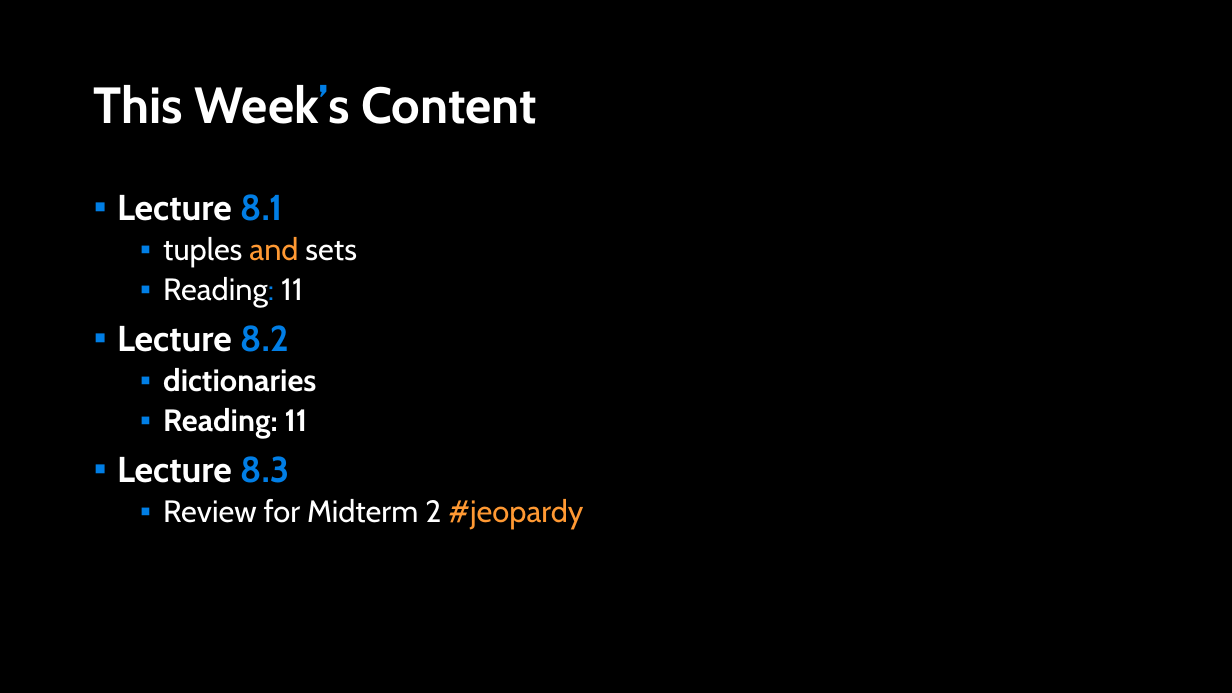
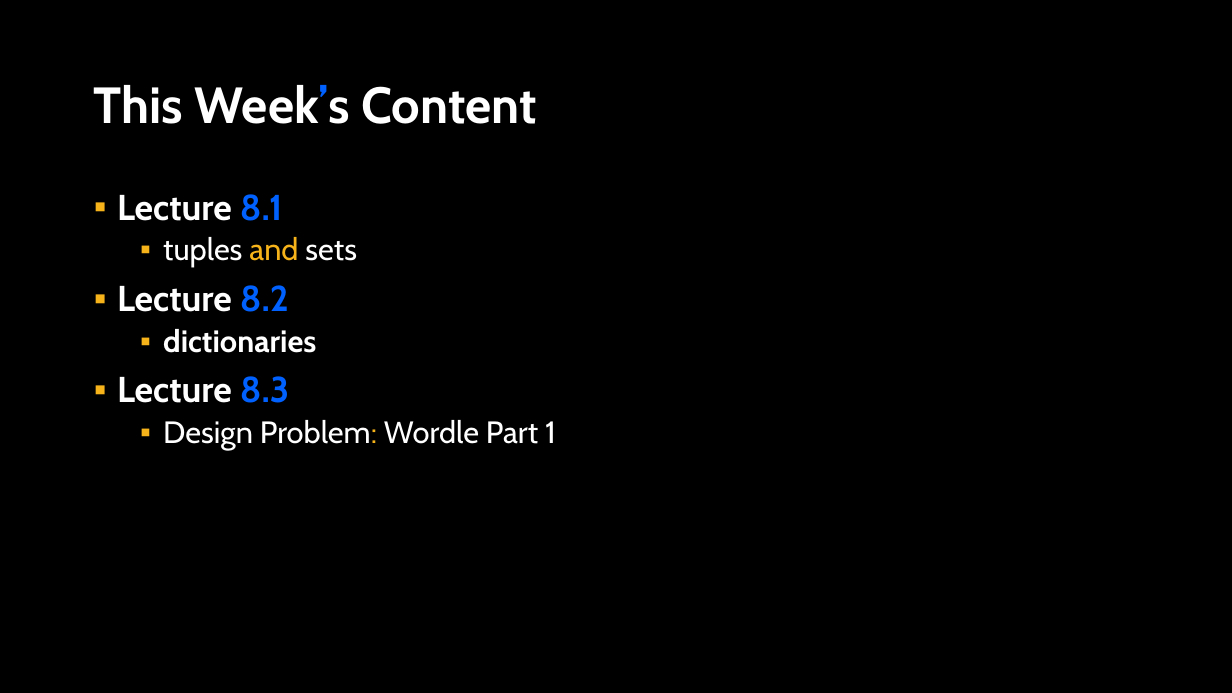
Before and after one commit to APS106/APS106-winter-2024-kinsella-goodfellow, a slide deck: slide 2 of lectures/week8/lecture2/slides/week8_lecture2.pptx. Drawn at 1232x693 pixels with LibreOffice and Linux fonts; fonts in the diff are those of the drawing; background and template pictures are left out. Boxes give left, top, right and bottom in pixels: in the first picture for what was removed or moved away, otherwise in the second. Text is boxed around its words. In the diff, an @@ line names an element or a change of style, - is before the commit and + after.

Commit message:
- Week 8.2 content

```diff
--- a/lectures/week8/lecture2/slides/week8_lecture2.pptx
+++ b/lectures/week8/lecture2/slides/week8_lecture2.pptx
@@ title "This Week’s Content" at [94, 85, 538, 124]: text colour #017EE5 to #0061FF in "Week’s" @@
@@ text at [117, 194, 357, 403]: text colour #017EE5 to #0061FF in "8.1", "8.2", "8.3"; text colour #FF9933 to #F7B41A in "and"; bullet colour #007EE5 to #F7B41A @@
@@ text at [163, 277, 303, 307]: paragraph removed @@
-  ▪ Reading: 11
@@ text at [163, 408, 308, 438]: paragraph removed @@
-  ▪ Reading: 11
@@ text at [163, 420, 556, 450]: text changed @@
-  ▪ Review for Midterm 2 #jeopardy
+  ▪ Design Problem: Wordle Part 1
```
Also in this commit, not shown: 16 other slides changed, 1 slide added, 6 other files.
